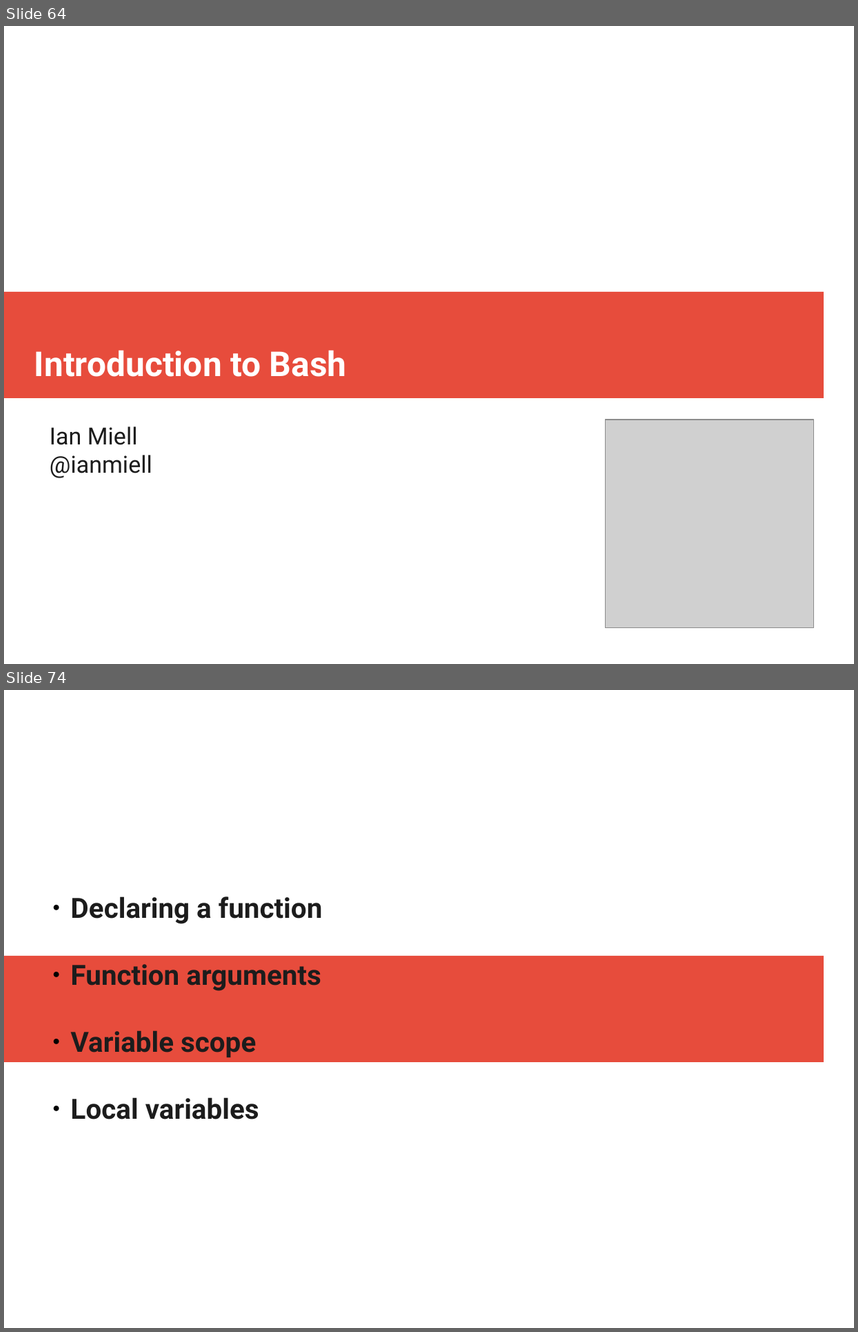
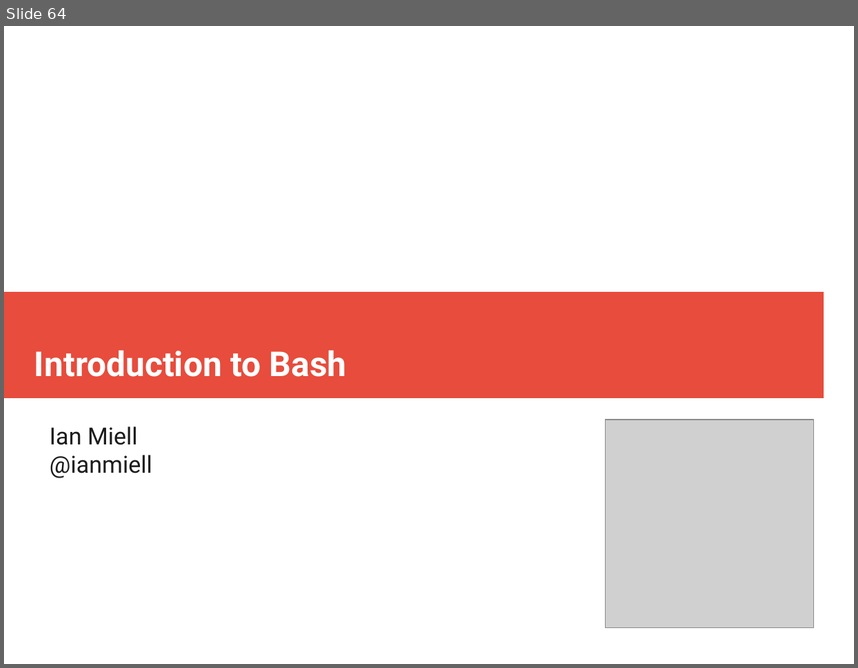
Before and after one commit to ianmiell/introduction-to-bash, a slide deck: slides/introduction_to_bash.pptx. Shown one above the other, each under a label of ours: slides 64 and 74 before the commit, slide 64 after it; the slides between them are not shown. The pictures are 858x1332 and 858x668 pixels, drawn with LibreOffice and Linux fonts; fonts in the diff are those of the drawing; grey boxes stand for pictures. Boxes give left, top, right and bottom in pixels: in the first picture for what was removed or moved away, otherwise in the second. Text is boxed around its words. In the diff, an @@ line names an element or a change of style, - is before the commit and + after.

```diff
--- a/slides/introduction_to_bash.pptx
+++ b/slides/introduction_to_bash.pptx
@@ slide 74 removed at box(4, 690, 854, 1328), background #FFFFFF; not listed: 1 template element that a slide beside it also shows @@
@@ text removed at box(71, 896, 322, 1119) @@
-  ● Declaring a function
-  ● Function arguments
-  ● Variable scope
-  ● Local variables
```
Also in this commit, not shown: 27 other slides removed, 1 other file.
